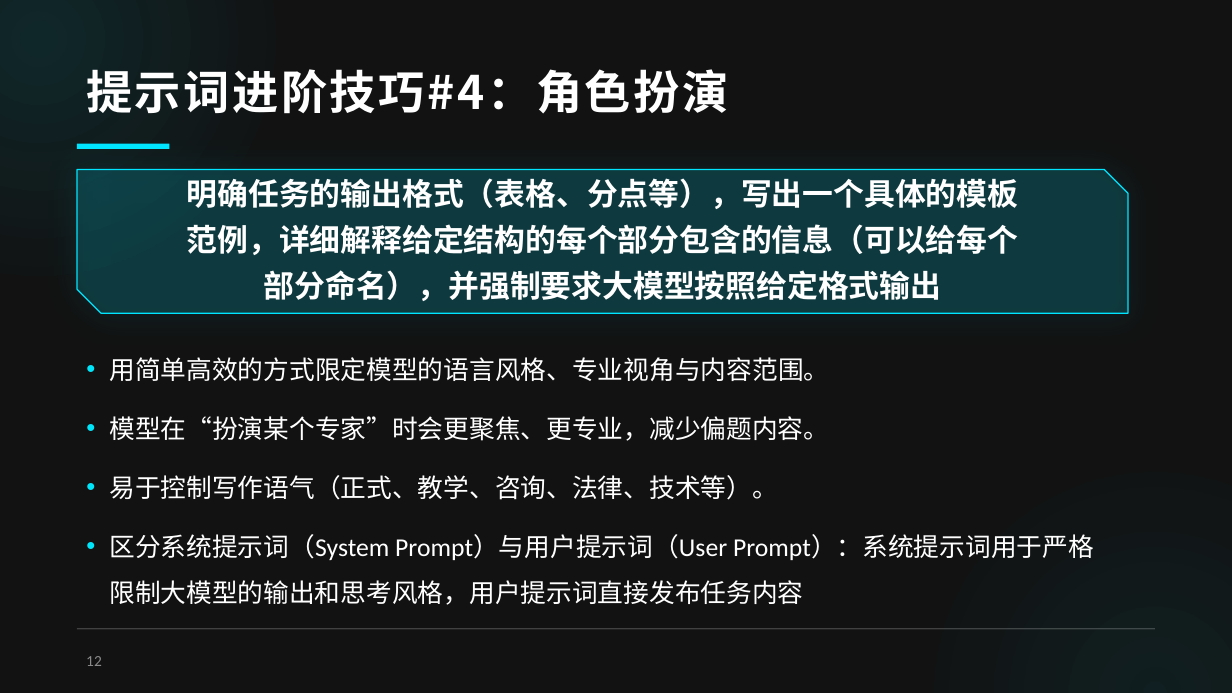
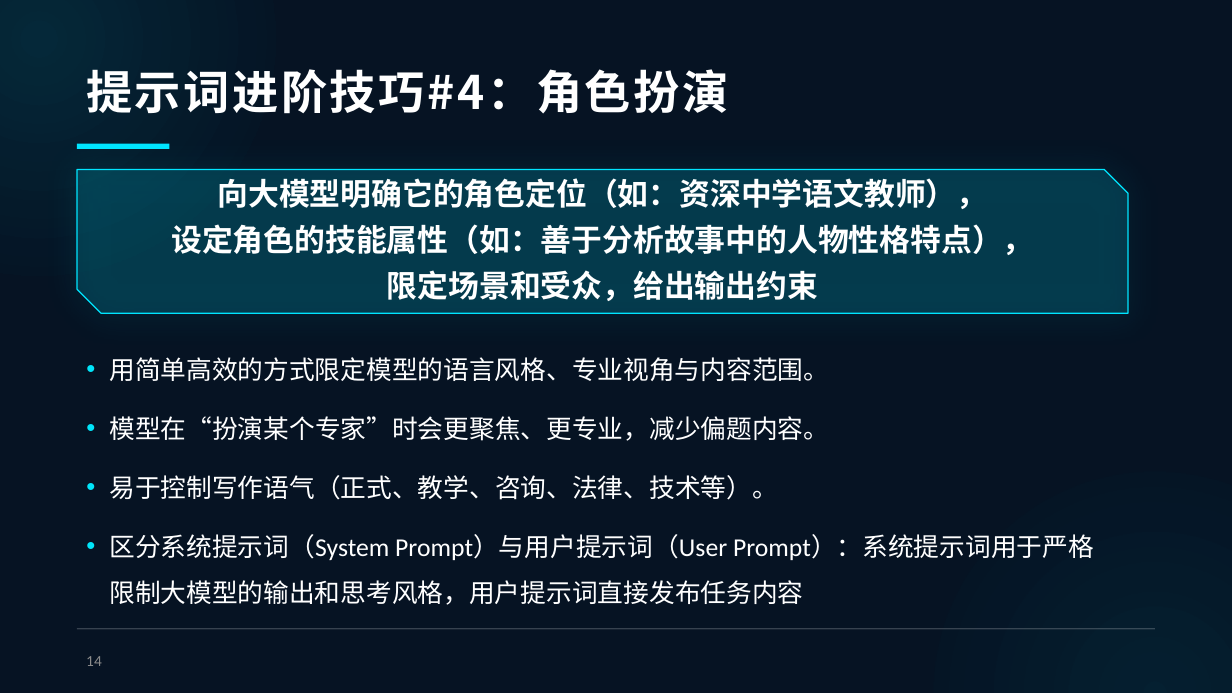
Before and after one commit to TramsWang/Intro2AITechs, a slide deck: slide 14 of 1-基础通识部分/8课时/第6课.pptx (slide 12 before the commit). Drawn at 1232x693 pixels with LibreOffice and Linux fonts; fonts in the diff are those of the drawing; background and template pictures are left out. Boxes give left, top, right and bottom in pixels: in the first picture for what was removed or moved away, otherwise in the second. Text is boxed around its words. In the diff, an @@ line names an element or a change of style, - is before the commit and + after.

```diff
--- a/1-基础通识部分/8课时/第6课.pptx
+++ b/1-基础通识部分/8课时/第6课.pptx
@@ background #121212 to #061323 @@
@@ text at (171, 178, 1033, 301): text changed @@
-明确任务的输出格式（表格、分点等），写出一个具体的模板
-范例，详细解释给定结构的每个部分包含的信息（可以给每个
-部分命名），并强制要求大模型按照给定格式输出
+向大模型明确它的角色定位（如：资深中学语文教师），
+设定角色的技能属性（如：善于分析故事中的人物性格特点），
+限定场景和受众，给出输出约束
@@ page number at (86, 656, 102, 666): text changed @@
-12
+14
```
Also in this commit, not shown: 17 other slides changed, 2 slides added, 27 other files.
